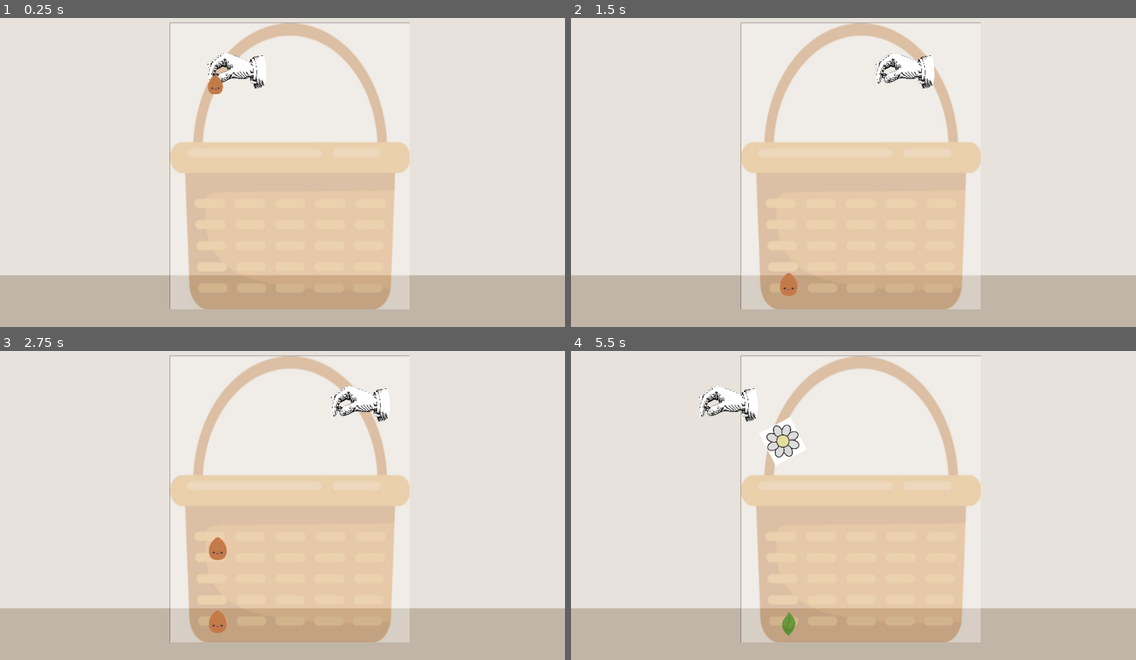
Above: before the commit, frames 1-4 (two rows, left to right).
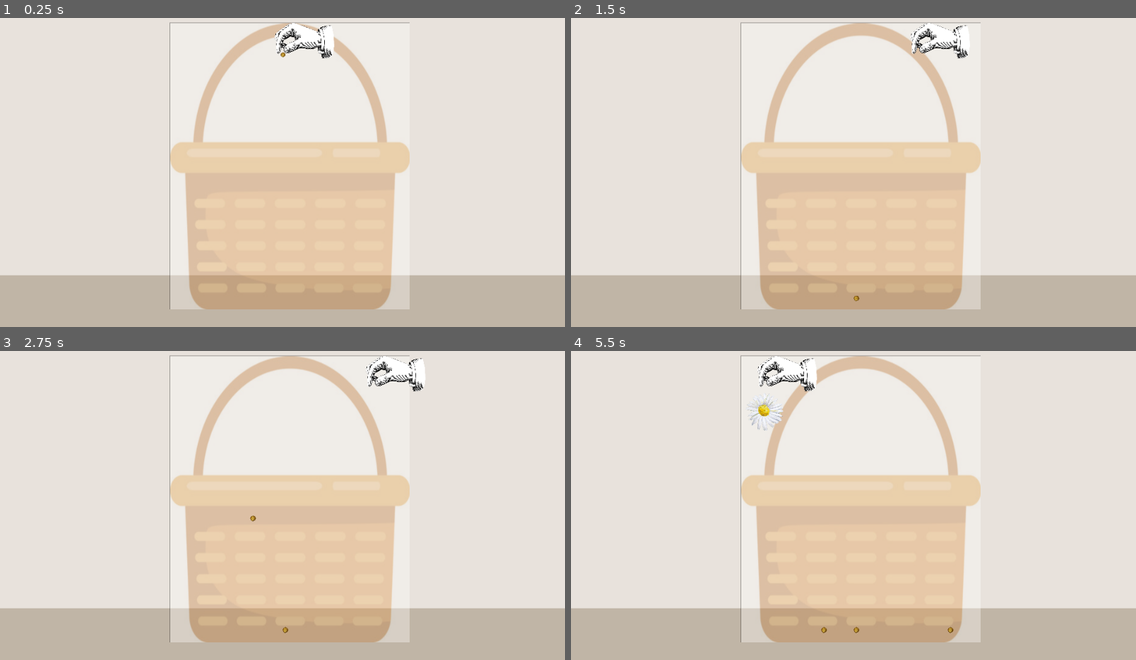
Above: after the commit, the same moments.

Repository: ClebMartin/GMTKGameJam2025
Game: Godot game, scene res://scenes/game.tscn
Same seed, same stepped clock (60 frames per second), same inputs: the game is played once before the commit and once after it.
Inputs (mouse positions are in pixels of both pictures, inside the frame that each line leads up to):
- Up to frame 1 (0.25 s): no input
- Up to frame 2 (1.5 s): tap Enter at 0.5 s; move the mouse to (977, 150) at 0.52 s; hold Right (right) 0.53-1.28 s; hold Space (drop) 0.53-1.28 s; move the mouse to (740, 184) at 1.27 s; hold Left (left) from 1.28 s (still down); tap Space (drop) at 1.35 s
- Up to frame 3 (2.75 s): move the mouse to (339, 431) at 2.02 s; release Left (left) at 2.03 s; hold Right (right) from 2.03 s (still down); hold Space (drop) from 2.03 s (still down)
- Up to frame 4 (5.5 s): move the mouse to (825, 564) at 2.77 s; release Space (drop) at 2.78 s; tap Space (drop) at 2.85, 4.35 s; move the mouse to (1023, 548) at 3.52 s; release Right (right) at 3.53 s; hold Space (drop) 3.53-4.28 s; hold Left (left) from 3.53 s (still down); move the mouse to (684, 452) at 4.27 s; move the mouse to (881, 502) at 5.02 s; hold Space (drop) from 5.03 s (still down)

The runs differ from the first frame. In frame 1, 1.1% of the frame differs, in the area x 36-60%, y 1-25%; in frame 2, 1.0%; in frame 3, 1.3%; in frame 4, 1.7%, in the area x 22-68%, y 1-93%.

Commit message:
added sprites and hand range limit

Diff:
--- a/gmtk-game-jam-2025/scenes/droppables/carnation.tscn
+++ b/gmtk-game-jam-2025/scenes/droppables/carnation.tscn
@@ -6,9 +6,8 @@
 [sub_resource type="PhysicsMaterial" id="PhysicsMaterial_254dx"]
 bounce = 0.2
 
-[sub_resource type="CapsuleShape2D" id="CapsuleShape2D_p7eyx"]
-radius = 54.0
-height = 108.0
+[sub_resource type="CircleShape2D" id="CircleShape2D_ght7o"]
+radius = 38.0526
 
 [node name="Carnation" type="RigidBody2D"]
 physics_material_override = SubResource("PhysicsMaterial_254dx")
@@ -16,10 +15,10 @@
 script = ExtResource("1_ght7o")
 
 [node name="Sprite2D" type="Sprite2D" parent="."]
-scale = Vector2(0.330626, 0.330626)
+scale = Vector2(0.251613, 0.251613)
 texture = ExtResource("2_ght7o")
 
 [node name="CollisionShape2D" type="CollisionShape2D" parent="."]
-shape = SubResource("CapsuleShape2D_p7eyx")
+shape = SubResource("CircleShape2D_ght7o")
 
 [connection signal="body_entered" from="." to="." method="_on_body_entered"]
--- a/gmtk-game-jam-2025/scenes/droppables/daisy.tscn
+++ b/gmtk-game-jam-2025/scenes/droppables/daisy.tscn
@@ -18,7 +18,7 @@
 script = ExtResource("1_dwdjv")
 
 [node name="Sprite2D" type="Sprite2D" parent="."]
-scale = Vector2(0.119316, 0.119316)
+scale = Vector2(0.140044, 0.140044)
 texture = ExtResource("2_dwdjv")
 
 [node name="CollisionShape2D" type="CollisionShape2D" parent="."]
--- a/gmtk-game-jam-2025/scenes/droppables/leaf.tscn
+++ b/gmtk-game-jam-2025/scenes/droppables/leaf.tscn
@@ -6,16 +6,17 @@
 [sub_resource type="PhysicsMaterial" id="PhysicsMaterial_bg318"]
 bounce = 0.2
 
-[sub_resource type="CapsuleShape2D" id="CapsuleShape2D_m4twh"]
+[sub_resource type="CircleShape2D" id="CircleShape2D_e748q"]
+radius = 16.0
 
 [node name="Leaf" type="RigidBody2D"]
 physics_material_override = SubResource("PhysicsMaterial_bg318")
 script = ExtResource("1_e748q")
 
 [node name="Sprite2D" type="Sprite2D" parent="."]
-rotation = -0.750492
-scale = Vector2(0.0572626, 0.0572626)
+position = Vector2(0, -1)
+scale = Vector2(0.146119, 0.146119)
 texture = ExtResource("2_e748q")
 
 [node name="CollisionShape2D" type="CollisionShape2D" parent="."]
-shape = SubResource("CapsuleShape2D_m4twh")
+shape = SubResource("CircleShape2D_e748q")
--- a/gmtk-game-jam-2025/scenes/droppables/seed.tscn
+++ b/gmtk-game-jam-2025/scenes/droppables/seed.tscn
@@ -6,9 +6,8 @@
 [sub_resource type="PhysicsMaterial" id="PhysicsMaterial_254dx"]
 bounce = 0.2
 
-[sub_resource type="CapsuleShape2D" id="CapsuleShape2D_p7eyx"]
-radius = 15.0
-height = 40.0
+[sub_resource type="CircleShape2D" id="CircleShape2D_m4twh"]
+radius = 5.0
 
 [node name="Seed" type="RigidBody2D"]
 physics_material_override = SubResource("PhysicsMaterial_254dx")
@@ -20,6 +19,6 @@
 texture = ExtResource("1_bsos0")
 
 [node name="CollisionShape2D" type="CollisionShape2D" parent="."]
-shape = SubResource("CapsuleShape2D_p7eyx")
+shape = SubResource("CircleShape2D_m4twh")
 
 [connection signal="body_entered" from="." to="." method="_on_body_entered"]
--- a/gmtk-game-jam-2025/scenes/game.tscn
+++ b/gmtk-game-jam-2025/scenes/game.tscn
@@ -30,7 +30,7 @@
 position = Vector2(492, 498)
 
 [node name="Player" parent="." instance=ExtResource("3_lnu2h")]
-position = Vector2(365, 123)
+position = Vector2(480, 72)
 
 [node name="Camera2D" type="Camera2D" parent="."]
 position = Vector2(480, 272)
--- a/gmtk-game-jam-2025/scripts/player.gd
+++ b/gmtk-game-jam-2025/scripts/player.gd
@@ -46,10 +46,10 @@
 	# Could lerp this!
 	# self.position.x = get_viewport().get_mouse_position().x
 
-	if Input.is_action_pressed("left"):
+	if Input.is_action_pressed("left") and self.position.x != 330:
 		#do stuff
 		self.position.x -= PLAYER_SPEED
-	if Input.is_action_pressed('right'):
+	if Input.is_action_pressed('right') and self.position.x != 650:
 		#do stuff
 		self.position.x += PLAYER_SPEED
 	if Input.is_action_pressed("drop") && !_waiting_to_spawn:
Binary file added: gmtk-game-jam-2025/assets/sprites/bee.png
Not shown, added: gmtk-game-jam-2025/assets/sprites/bee.png.import
Binary file added: gmtk-game-jam-2025/assets/sprites/clover.png
Not shown, added: gmtk-game-jam-2025/assets/sprites/clover.png.import
Binary file changed: gmtk-game-jam-2025/assets/sprites/daisy.png
Binary file changed: gmtk-game-jam-2025/assets/sprites/leaf.png
Binary file changed: gmtk-game-jam-2025/assets/sprites/seed.png
